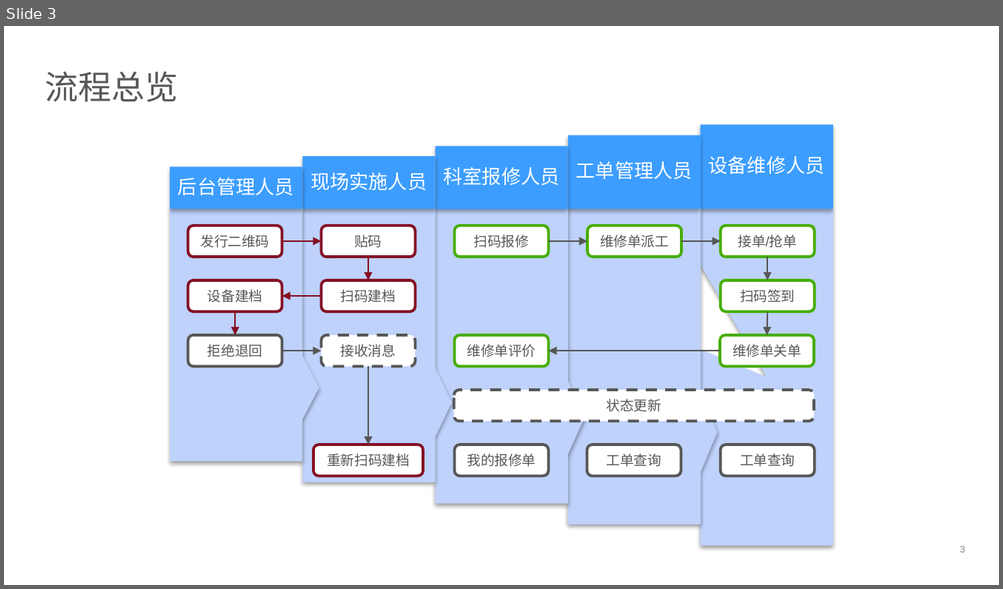
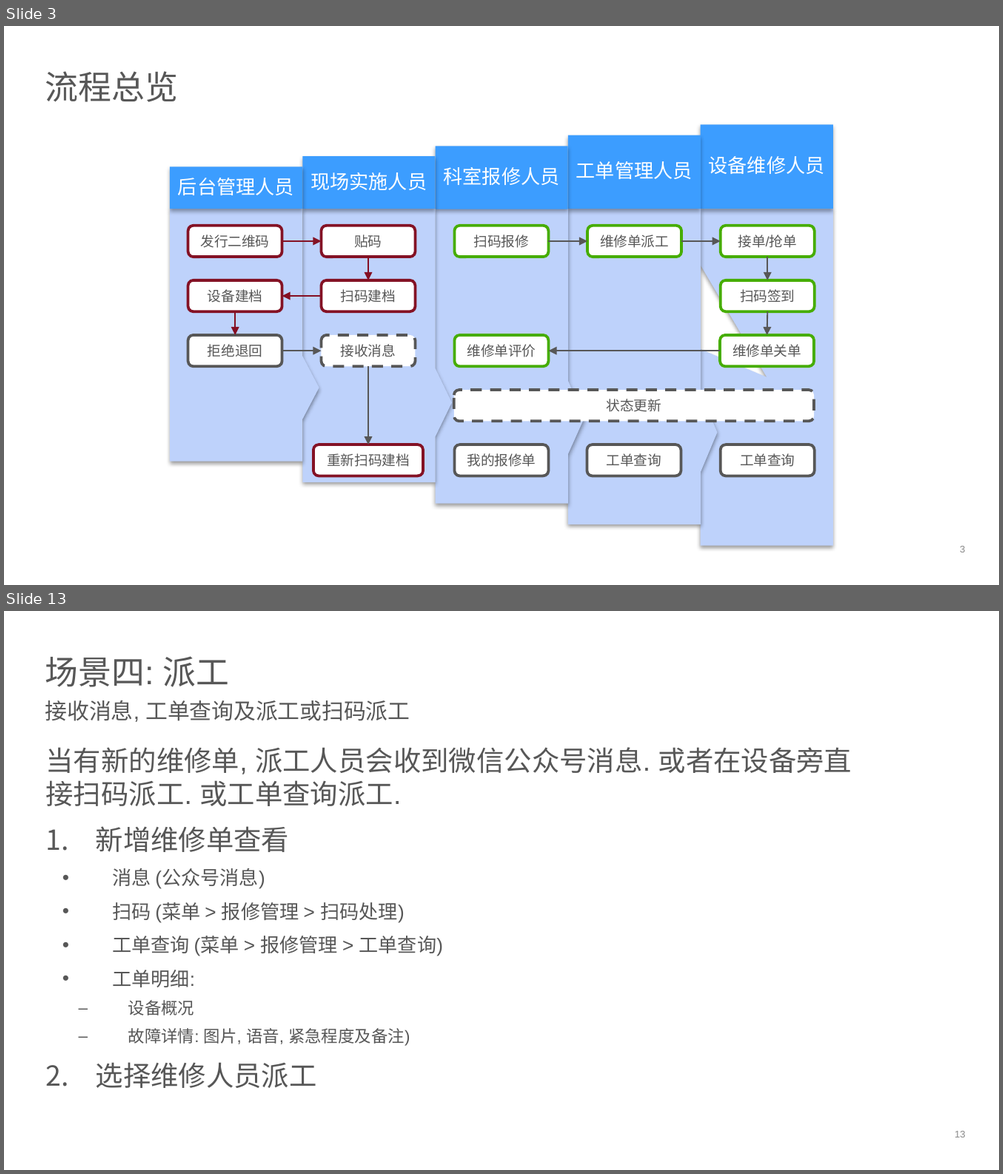
Before and after one commit to devhotmail/APMHome, a slide deck: Document/APM_userstories.pptx. Shown one above the other, each under a label of ours: slide 3 before the commit, slides 3 and 13 after it; the slides between them are not shown. The pictures are 1003x589 and 1003x1174 pixels, drawn with LibreOffice and Linux fonts; fonts in the diff are those of the drawing; background and template pictures are left out. Boxes give left, top, right and bottom in pixels: in the first picture for what was removed or moved away, otherwise in the second. Text is boxed around its words. In the diff, an @@ line names an element or a change of style, - is before the commit and + after.

```diff
--- a/Document/APM_userstories.pptx
+++ b/Document/APM_userstories.pptx
@@ slide 13 added at (4,611,999,1170), background #FFFFFF @@
@@ title added at (45,656,230,687), 24 pt, text #575757 @@
+场景四: 派工
@@ text added at (45,700,410,722), 16 pt, text #575757 @@
+接收消息, 工单查询及派工或扫码派工
@@ text added at (45,747,852,1088), 20 pt, text #575757 @@
+当有新的维修单, 派工人员会收到微信公众号消息. 或者在设备旁直接扫码派工. 或工单查询派工.
+1. 新增维修单查看
+  • 消息 (公众号消息)
+  • 扫码 (菜单 > 报修管理 > 扫码处理)
+  • 工单查询 (菜单 > 报修管理 > 工单查询)
+  • 工单明细:
+    – 设备概况
+    – 故障详情: 图片, 语音, 紧急程度及备注)
+2. 选择维修人员派工
@@ page number added at (954,1131,965,1138), 7 pt, text #898989 @@
+13
```
Also in this commit, not shown: 7 slides changed, 5 other slides added.
